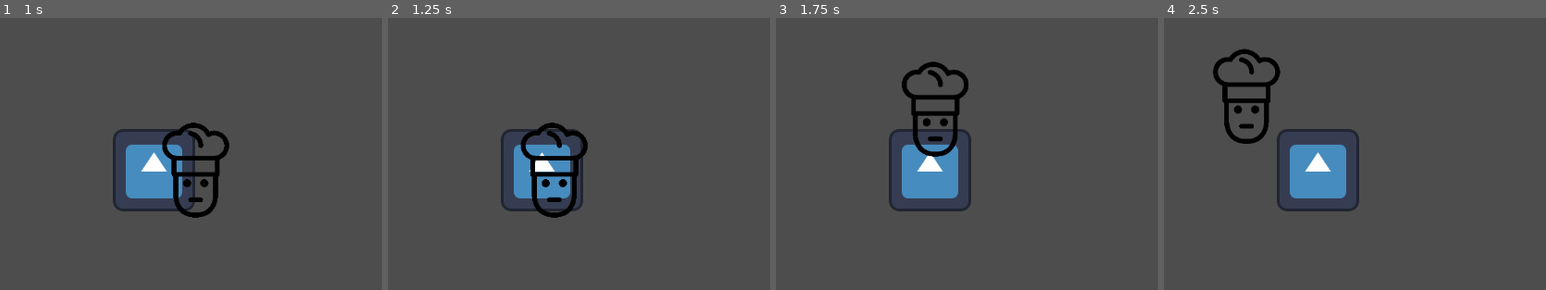
Above: before the commit, frames 1-4 (left to right).
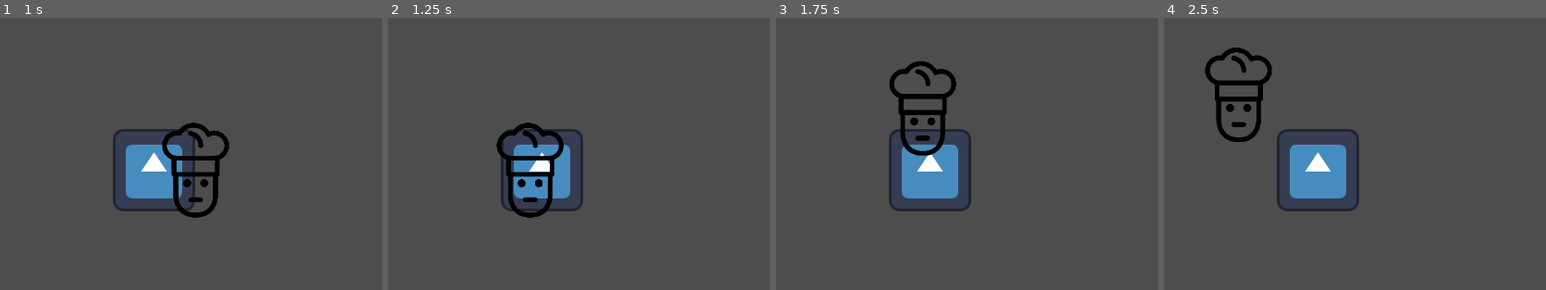
Above: after the commit, the same moments.

Repository: ainazeaze/bullet-hell
Game: Godot game, scene res://World.tscn
Same seed, same stepped clock (60 frames per second), same inputs: the game is played once before the commit and once after it. The engine's default icon, where the game draws it, is replaced by a stand-in: a white triangle on a blue panel in a dark square.
Inputs:
- Up to frame 1 (1 s): hold Right (ui_right) from 0.53 s (still down)
- Up to frame 2 (1.25 s): keep holding Right (ui_right)
- Up to frame 3 (1.75 s): release Right (ui_right) at 1.28 s; hold Down (ui_down) from 1.28 s (still down)
- Up to frame 4 (2.5 s): release Down (ui_down) at 2.03 s; hold Right (ui_right) from 2.03 s (still down)

Frame 1 is identical in both runs. In frame 2, 2.9% of the frame differs, in the area x 28-53%, y 38-74%; in frame 3, 2.7%; in frame 4, 2.7%.

Commit message:
feat : enemy damaging player

Diff:
--- a/Enemy.gd
+++ b/Enemy.gd
@@ -3,6 +3,8 @@
 const SPEED = 100.0
 
 var player : Node2D = null
+
+@onready var area : Area2D = $Area2D
 
 func _ready() -> void:
 	player = get_tree().get_first_node_in_group("player")
@@ -15,3 +17,9 @@
 	var direction = (player.global_position - global_position).normalized()
 	velocity = direction * SPEED
 	move_and_slide()
+	hit_player()
+
+func hit_player() -> void:
+	for body in area.get_overlapping_bodies():
+		if body.is_in_group("player"):
+			body.take_damage(10)
--- a/Enemy.tscn
+++ b/Enemy.tscn
@@ -5,7 +5,11 @@
 
 [sub_resource type="CircleShape2D" id="CircleShape2D_e6d4v"]
 
+[sub_resource type="CircleShape2D" id="CircleShape2D_s7bn3"]
+
 [node name="CharacterBody2D" type="CharacterBody2D" unique_id=1567210184]
+collision_layer = 2
+collision_mask = 2
 script = ExtResource("1_s7bn3")
 
 [node name="Sprite2D" type="Sprite2D" parent="." unique_id=166180613]
@@ -14,3 +18,11 @@
 
 [node name="CollisionShape2D" type="CollisionShape2D" parent="." unique_id=1990736348]
 shape = SubResource("CircleShape2D_e6d4v")
+
+[node name="Area2D" type="Area2D" parent="." unique_id=91721377]
+collision_layer = 2
+
+[node name="CollisionShape2D" type="CollisionShape2D" parent="Area2D" unique_id=2049275692]
+shape = SubResource("CircleShape2D_s7bn3")
+
+[connection signal="body_entered" from="Area2D" to="." method="_on_area_2d_body_entered"]
--- a/Player.gd
+++ b/Player.gd
@@ -1,8 +1,26 @@
 extends CharacterBody2D
 
 const SPEED = 300.0
+var hp = 100
+var invincible = false
+
 
 func _physics_process(delta: float) -> void:
 	var direction = Input.get_vector("ui_left", "ui_right", "ui_up", "ui_down")
 	velocity = direction * SPEED
 	move_and_slide()
+
+func take_damage(amount : int) -> void:
+	if invincible:
+		return
+	hp -= amount
+	invincible = true
+	print("Player HP: ", hp)
+	if hp <= 0:
+		queue_free()
+		return
+	await get_tree().create_timer(1.0).timeout
+	invincible = false
+
+func _on_invicibility_timer() -> void :
+	invincible = false
--- a/World.tscn
+++ b/World.tscn
@@ -5,7 +5,7 @@
 
 [node name="Node2D" type="Node2D" unique_id=922633781]
 
-[node name="CharacterBody2D" parent="." unique_id=124683528 instance=ExtResource("1_2dftf")]
+[node name="Player" parent="." unique_id=124683528 instance=ExtResource("1_2dftf")]
 
-[node name="CharacterBody2D2" parent="." unique_id=1567210184 instance=ExtResource("2_bcbcq")]
+[node name="Enemy" parent="." unique_id=1567210184 instance=ExtResource("2_bcbcq")]
 position = Vector2(300, 0)
